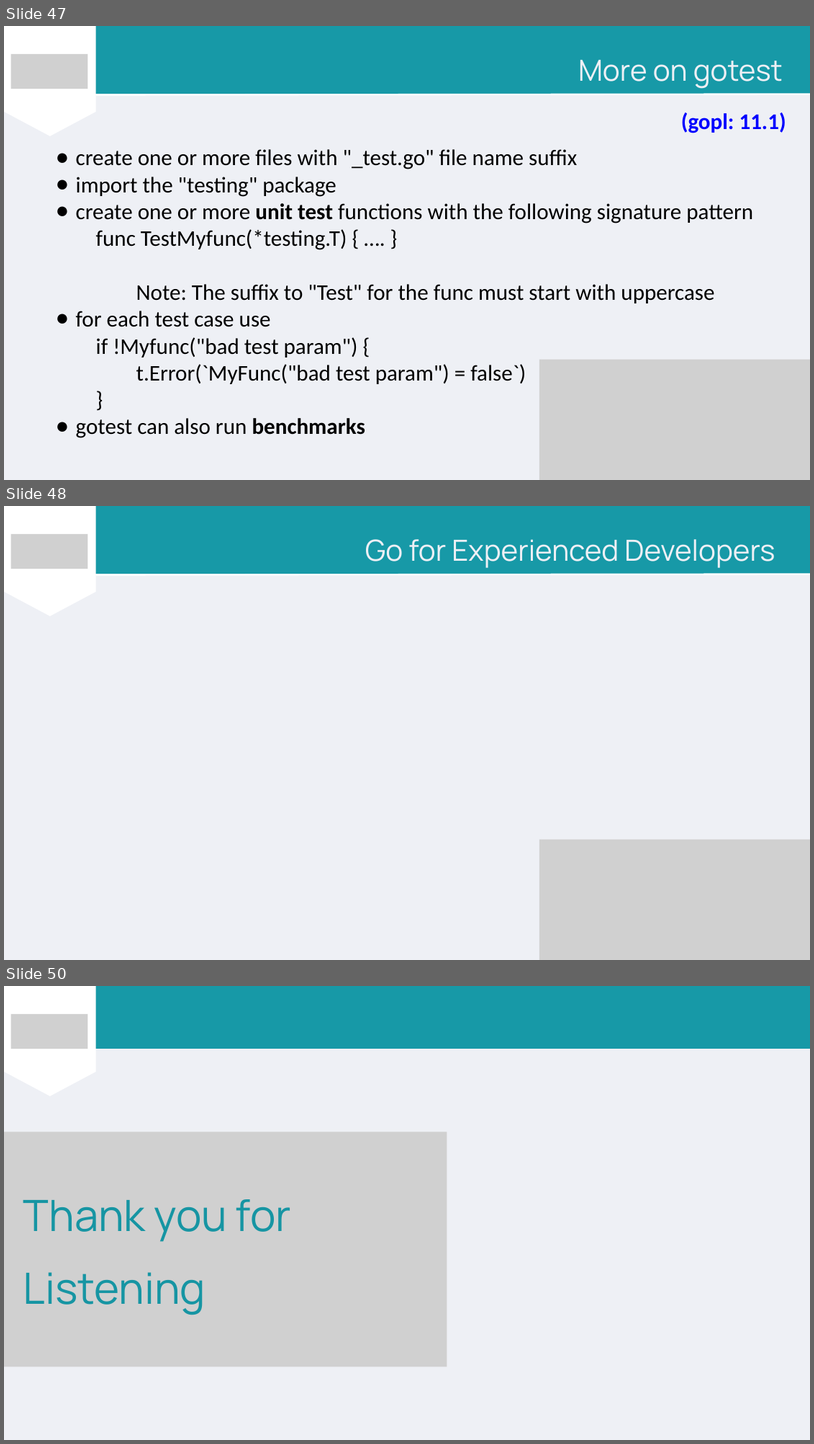
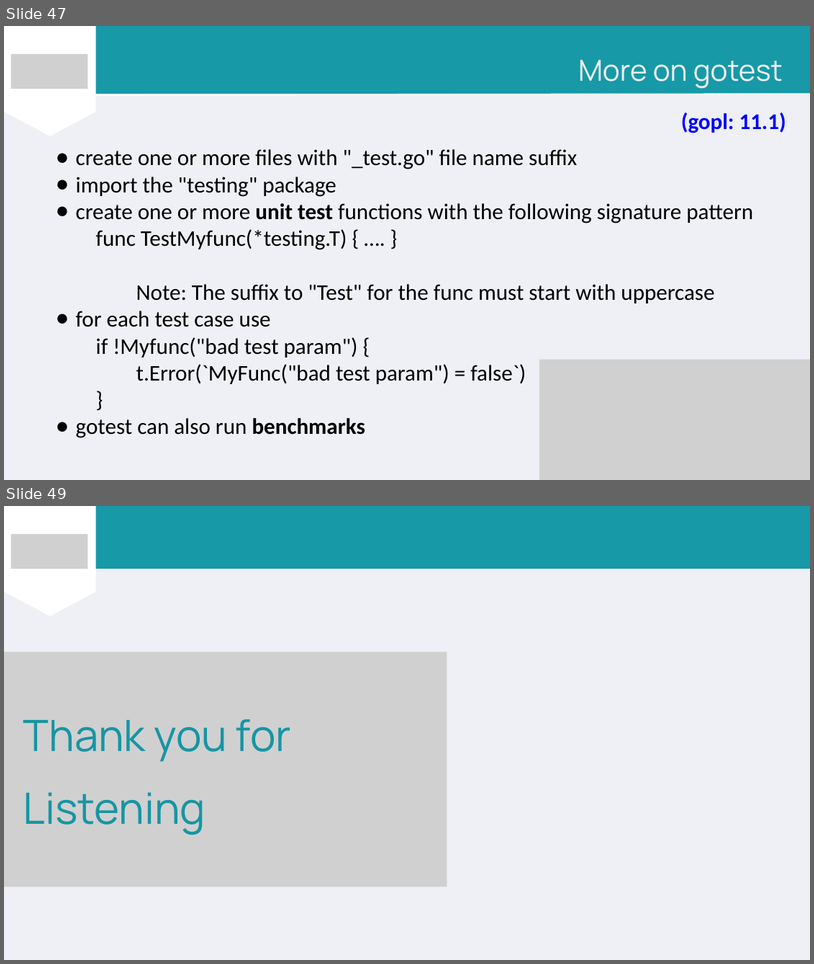
Before and after one commit to PeterWillmot/GoForExperiencedDevelopers, a slide deck: PPT/Go for Experienced Developers.pptx. Shown one above the other, each under a label of ours: slides 47, 48 and 50 before the commit, slides 47 and 49 after it; the slides between them are not shown. The pictures are 814x1444 and 814x964 pixels, drawn with LibreOffice and Linux fonts; fonts in the diff are those of the drawing; grey boxes stand for pictures; background and template pictures are left out. Boxes give left, top, right and bottom in pixels: in the first picture for what was removed or moved away, otherwise in the second. Text is boxed around its words. In the diff, an @@ line names an element or a change of style, - is before the commit and + after.

```diff
--- a/PPT/Go for Experienced Developers.pptx
+++ b/PPT/Go for Experienced Developers.pptx
@@ slide 48 removed at box(4, 506, 810, 960), background #EEF0F5 @@
@@ freeform shape removed at box(4, 506, 810, 574) @@
@@ freeform shape removed at box(4, 506, 96, 616) @@
@@ picture removed at box(11, 534, 88, 569) @@
@@ text removed at box(365, 539, 775, 568) @@
-Go for Experienced Developers
@@ line removed from (96, 575) to (810, 574) @@
@@ picture removed at box(540, 839, 810, 960) @@
@@ what was slide 50 is now slide 49 @@
```
Also in this commit, not shown: 1 slide changed.
